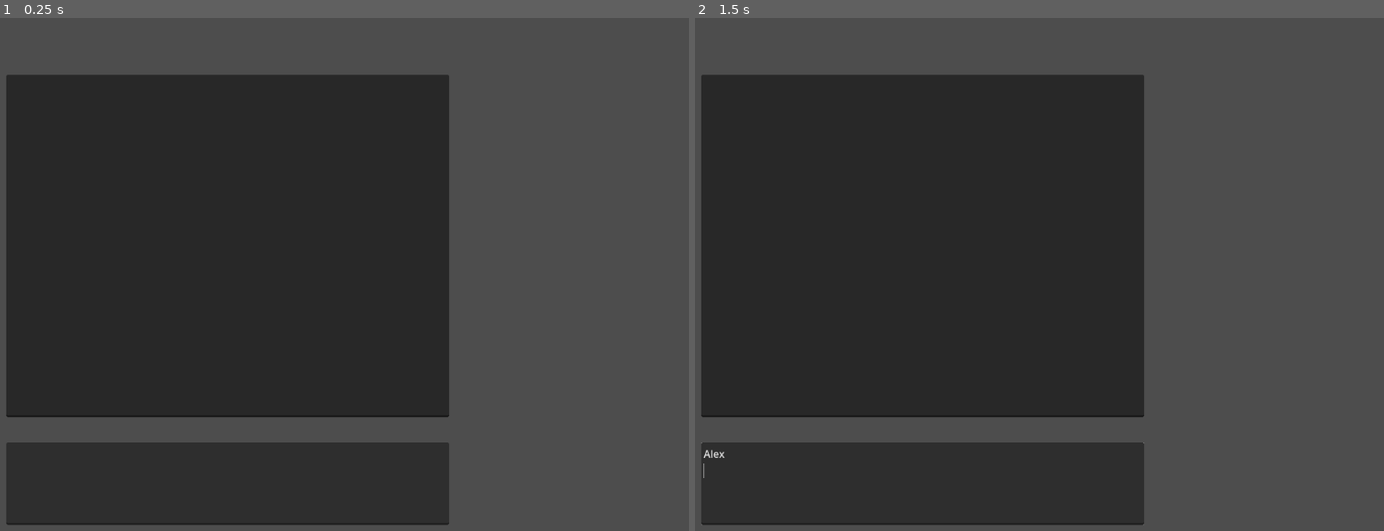
Above: before the commit, frames 1-2 (left to right).
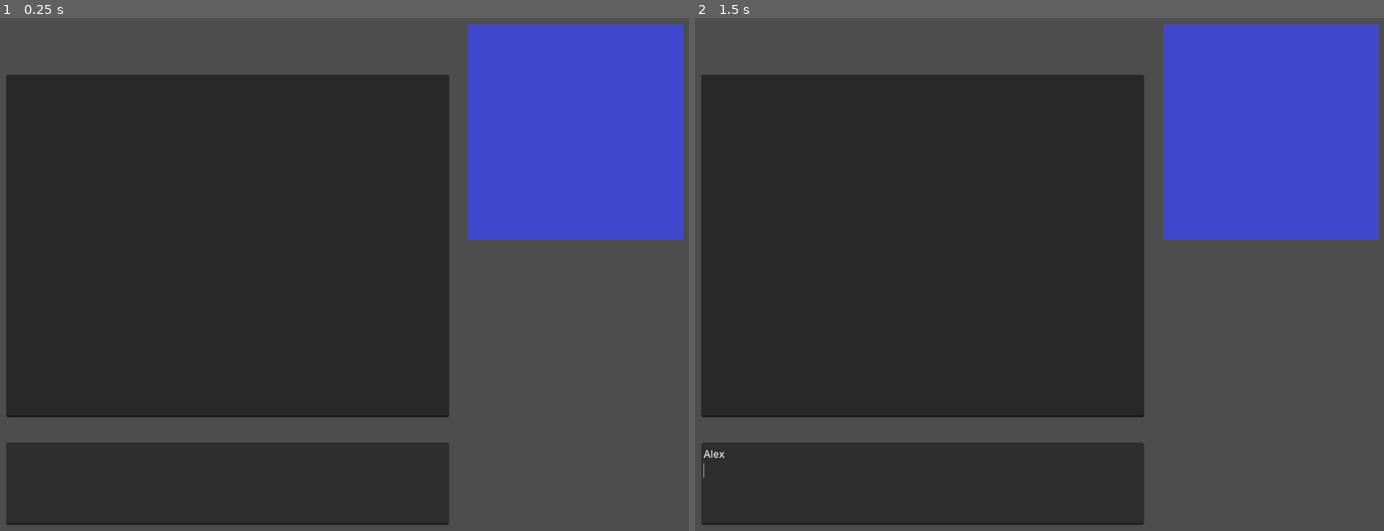
Above: after the commit, the same moments.

Repository: vicoredelta/2025-may-gamejam
Game: Godot game, scene res://scenes/main.tscn
Same seed, same stepped clock (60 frames per second), same inputs: the game is played once before the commit and once after it.
Inputs (mouse positions are in pixels of both pictures, inside the frame that each line leads up to):
- Up to frame 1 (0.25 s): no input
- Up to frame 2 (1.5 s): click (922, 484) at 0.52 s; type "Alex" at 0.6 s; tap Enter at 1.25 s

The runs differ from the first frame. In frame 1, 13% of the frame differs, in the area x 67-100%, y 1-44%; in frame 2, 13%.

Commit message:
begin work on map

Diff:
--- a/project.godot
+++ b/project.godot
@@ -13,7 +13,7 @@
 config/name="2025-may-gamejam"
 run/main_scene="uid://dmjkevj2v08uh"
 config/features=PackedStringArray("4.4", "Forward Plus")
-config/icon="res://icon.svg"
+config/icon="res://assets/icon.svg"
 
 [display]
 
--- /dev/null
+++ b/scenes/map.tscn
@@ -0,0 +1,9 @@
+[gd_scene load_steps=2 format=3 uid="uid://b4o68g4jvup3j"]
+
+[ext_resource type="Texture2D" uid="uid://bfi0cy3g13hs4" path="res://assets/map_placeholder_texture.png" id="1_4xfga"]
+
+[node name="Sprite2D" type="Sprite2D"]
+position = Vector2(170, 170)
+texture = ExtResource("1_4xfga")
+region_enabled = true
+region_rect = Rect2(0, 0, 340, 340)
--- a/scenes/user_interface.tscn
+++ b/scenes/user_interface.tscn
@@ -1,4 +1,6 @@
-[gd_scene format=3 uid="uid://bmb2klssaod8n"]
+[gd_scene load_steps=2 format=3 uid="uid://bmb2klssaod8n"]
+
+[ext_resource type="PackedScene" uid="uid://b4o68g4jvup3j" path="res://scenes/map.tscn" id="1_syvep"]
 
 [node name="UserInterface" type="CanvasLayer"]
 
@@ -14,3 +16,6 @@
 offset_right = 740.0
 offset_bottom = 660.0
 editable = false
+
+[node name="Sprite2D" parent="." instance=ExtResource("1_syvep")]
+position = Vector2(940, 210)
Not shown, removed: assets/exterminateme.txt
Renamed: icon.svg -> assets/icon.svg
Not shown, changed: assets/icon.svg.import
Binary file added: assets/map_placeholder_texture.png
Not shown, added: assets/map_placeholder_texture.png.import
